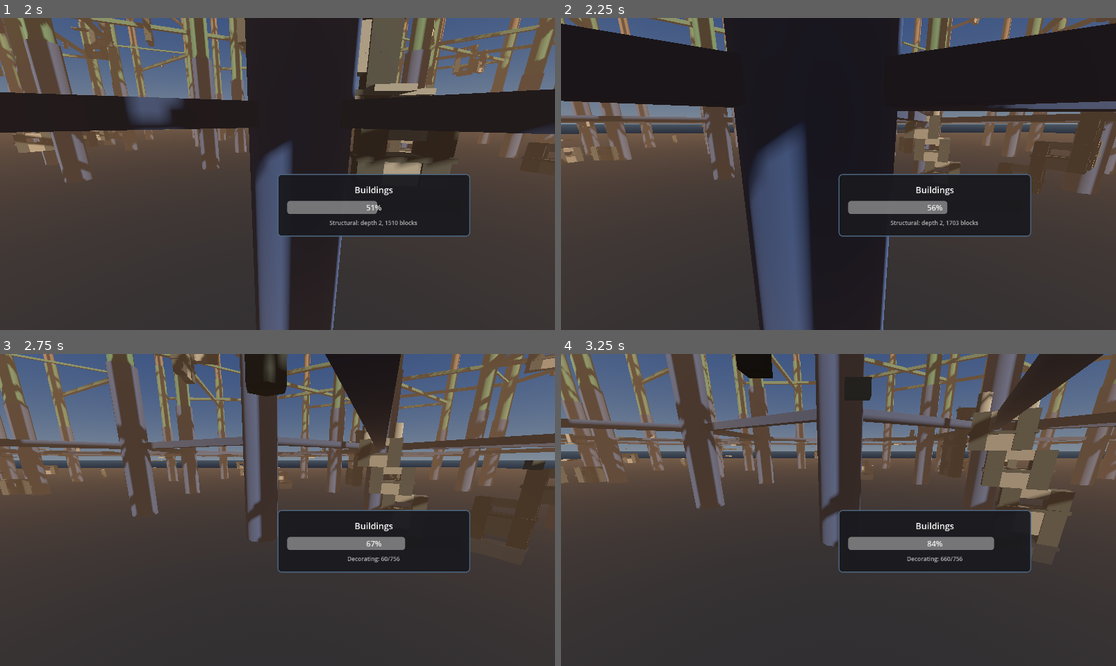
Above: before the commit, frames 1-4 (two rows, left to right).
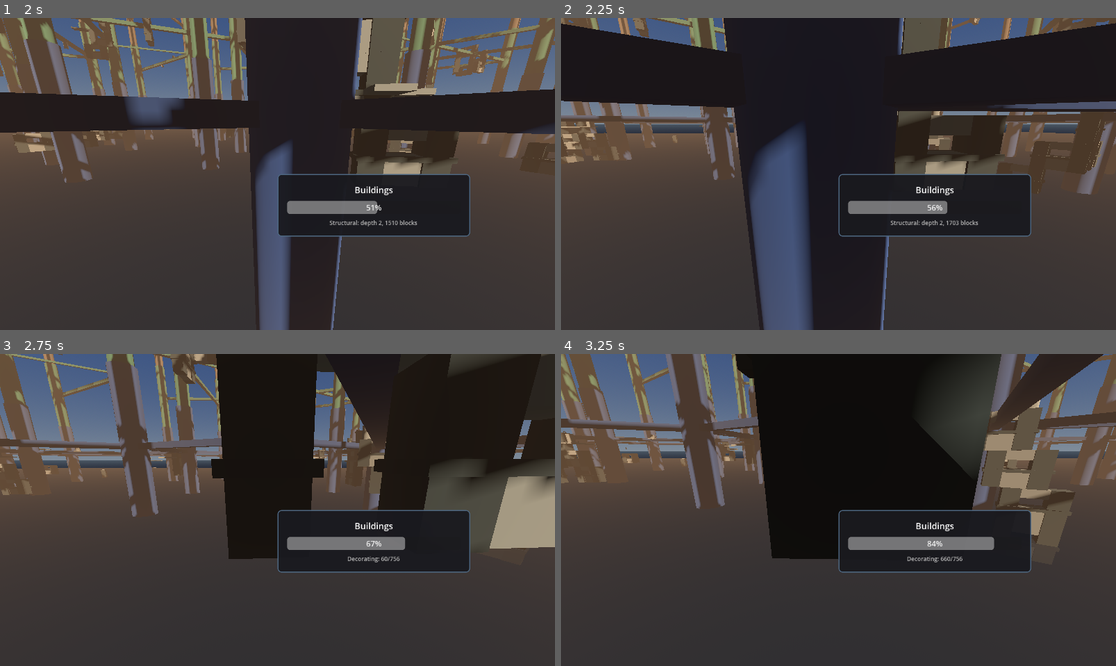
Above: after the commit, the same moments.

Repository: TaxiService/fcar
Game: Godot game, scene res://city/city_test.tscn
The game is run twice, just before and just after one commit, with the same random seed, the same clock (stepped at 60 frames per second) and the same inputs.
Inputs (mouse positions are in pixels of both pictures, inside the frame that each line leads up to):
- Up to frame 1 (2 s): tap Enter at 0.5 s; move the mouse to (305, 174) at 0.52 s; hold W (forward) from 0.53 s (still down); tap R (confirm) at 0.6 s; click (305, 174) at 0.67 s; tap Space (jump) at 0.77, 1.52 s; move the mouse to (249, 174) at 1.27 s; tap C (crouch) at 1.35 s
- Up to frame 2 (2.25 s): keep holding W (forward); move the mouse to (849, 167) at 2.02 s; tap V (toggle_auto_hover) at 2.1 s
- Up to frame 3 (2.75 s): keep holding W (forward)
- Up to frame 4 (3.25 s): keep holding W (forward); move the mouse to (832, 516) at 2.77 s; tap F (toggle_control_lock) at 2.85 s; click (832, 516) at 2.92 s; tap Space (jump) at 3.02 s

Frame 1 is identical in both runs. In frame 2, 4.3% of the frame differs, in the area x 0-100%, y 0-51%; in frame 3, 25%, in the area x 0-100%, y 0-66%; in frame 4, 22%.

Commit message:
initial impostor implementation commit

Diff:
--- a/city/BuildingBlock.gd
+++ b/city/BuildingBlock.gd
@@ -28,19 +28,19 @@
 # Visibility/LOD settings - applies to all MeshInstance3D children
 @export_category("Visibility Range")
 @export var use_visibility_range: bool = false  # Enable distance-based visibility
-@export var visibility_range_begin: float = 0.0:  # Start fading in at this distance
+@export var visibility_range_begin: float = 0.0:  # Visible starting from this distance (usually 0)
 	set(value):
 		visibility_range_begin = value
 		if use_visibility_range:
 			_apply_visibility_range()
 
-@export var visibility_range_end: float = 1000.0:  # Fully hidden beyond this distance
+@export var visibility_range_end: float = 1000.0:  # Hidden beyond this distance
 	set(value):
 		visibility_range_end = value
 		if use_visibility_range:
 			_apply_visibility_range()
 
-@export var visibility_fade_mode: int = 0:  # 0=Disabled, 1=Self, 2=Dependencies
+@export var visibility_fade_mode: int = 1:  # 0=Disabled (pop), 1=Self (smooth fade), 2=Dependencies
 	set(value):
 		visibility_fade_mode = value
 		if use_visibility_range:
--- /dev/null
+++ b/city/LODIntegration.gd
@@ -0,0 +1,274 @@
+# LODIntegration.gd
+# Wires together the impostor generation, LOD management, and visibility systems
+# Attach this to the VisibilityManager node (or as sibling to CityGenerator)
+class_name LODIntegration
+extends Node
+
+# References (auto-found or manually assigned)
+@export var city_generator_path: NodePath
+@export var impostor_generator_path: NodePath
+@export var lod_manager_path: NodePath
+@export var loading_screen_path: NodePath
+
+# Settings
+@export var auto_find_nodes: bool = true
+@export var generate_impostors_on_start: bool = true
+@export var show_loading_screen: bool = true
+
+# Node references
+var city_generator: Node
+var building_generator: Node
+var impostor_generator: BuildingImpostorGenerator
+var lod_manager: BuildingLODManager
+var loading_screen: ImpostorLoadingScreen
+
+# State
+var _impostors_ready: bool = false
+var _camera: Camera3D
+
+
+func _ready():
+	if auto_find_nodes:
+		call_deferred("_find_nodes")
+	else:
+		call_deferred("_setup_from_paths")
+
+
+func _find_nodes():
+	# Find CityGenerator
+	city_generator = _find_node_by_class(get_tree().root, "CityGenerator")
+	if city_generator:
+		print("LODIntegration: Found CityGenerator")
+		building_generator = city_generator.get_node_or_null("Buildings/BuildingGenerator")
+		if building_generator:
+			print("LODIntegration: Found BuildingGenerator")
+
+	# Find ImpostorGenerator (check children first, then siblings, then scene)
+	impostor_generator = _find_child_by_class(self, "BuildingImpostorGenerator")
+	if not impostor_generator:
+		impostor_generator = _find_child_by_class(get_parent(), "BuildingImpostorGenerator")
+	if not impostor_generator:
+		impostor_generator = _find_node_by_class(get_tree().root, "BuildingImpostorGenerator")
+	if impostor_generator:
+		print("LODIntegration: Found BuildingImpostorGenerator")
+
+	# Find LODManager
+	lod_manager = _find_child_by_class(self, "BuildingLODManager")
+	if not lod_manager:
+		lod_manager = _find_child_by_class(get_parent(), "BuildingLODManager")
+	if not lod_manager:
+		lod_manager = _find_node_by_class(get_tree().root, "BuildingLODManager")
+	if lod_manager:
+		print("LODIntegration: Found BuildingLODManager")
+
+	# Find or create loading screen
+	loading_screen = _find_node_by_class(get_tree().root, "ImpostorLoadingScreen")
+	if not loading_screen and show_loading_screen:
+		loading_screen = ImpostorLoadingScreen.new()
+		loading_screen.name = "ImpostorLoadingScreen"
+		get_tree().root.add_child(loading_screen)
+		print("LODIntegration: Created ImpostorLoadingScreen")
+
+	# Set up connections
+	_setup_connections()
+
+	# Start impostor generation if enabled
+	if generate_impostors_on_start:
+		call_deferred("_start_impostor_generation")
+
+
+func _setup_from_paths():
+	if city_generator_path:
+		city_generator = get_node_or_null(city_generator_path)
+	if impostor_generator_path:
+		impostor_generator = get_node_or_null(impostor_generator_path)
+	if lod_manager_path:
+		lod_manager = get_node_or_null(lod_manager_path)
+	if loading_screen_path:
+		loading_screen = get_node_or_null(loading_screen_path)
+
+	_setup_connections()
+
+	if generate_impostors_on_start:
+		call_deferred("_start_impostor_generation")
+
+
+func _setup_connections():
+	# Connect loading screen to generator
+	if loading_screen and impostor_generator:
+		loading_screen.connect_to_generator(impostor_generator)
+
+	# Connect generator completion to LOD manager setup
+	if impostor_generator:
+		if not impostor_generator.generation_complete.is_connected(_on_impostors_generated):
+			impostor_generator.generation_complete.connect(_on_impostors_generated)
+
+	# Try to find camera
+	_find_camera()
+
+
+func _find_camera():
+	# Try to find FCar's camera first
+	var fcar = _find_node_by_name(get_tree().root, "FCar")
+	if fcar:
+		_camera = fcar.get_node_or_null("Camera3D")
+		if not _camera:
+			# Try to find camera as child anywhere
+			_camera = _find_child_by_class(fcar, "Camera3D")
+
+	# Fallback to FreeCam
+	if not _camera:
+		var freecam = _find_node_by_name(get_tree().root, "FreeCam")
+		if freecam and freecam is Camera3D:
+			_camera = freecam
+
+	# Last resort: any Camera3D
+	if not _camera:
+		_camera = _find_node_by_class(get_tree().root, "Camera3D")
+
+	if _camera and lod_manager:
+		lod_manager.set_camera(_camera)
+		print("LODIntegration: Set camera for LOD manager")
+
+
+func _start_impostor_generation():
+	if not impostor_generator:
+		push_warning("LODIntegration: No ImpostorGenerator found")
+		return
+
+	if not building_generator:
+		push_warning("LODIntegration: No BuildingGenerator found")
+		return
+
+	# Get block library from BuildingGenerator
+	var block_library: Array[PackedScene] = []
+
+	if building_generator.has_method("get_block_library"):
+		block_library = building_generator.get_block_library()
+	elif "block_library" in building_generator:
+		block_library = building_generator.block_library
+
+	if block_library.is_empty():
+		push_warning("LODIntegration: Block library is empty")
+		return
+
+	print("LODIntegration: Starting impostor generation for %d blocks" % block_library.size())
+
+	# Generate impostors
+	await impostor_generator.generate_impostors_for_library(block_library)
+
+
+func _on_impostors_generated(impostor_data: Dictionary):
+	print("LODIntegration: Impostors ready! (%d types)" % impostor_data.size())
+	_impostors_ready = true
+
+	# Pass data to LOD manager
+	if lod_manager:
+		lod_manager.set_impostor_data(impostor_data)
+
+	# Connect to BuildingGenerator to register new blocks
+	_connect_to_block_placement()
+
+	# Register any existing blocks
+	_register_existing_blocks()
+
+	# Make sure camera is set
+	_find_camera()
+
+
+func _connect_to_block_placement():
+	if not building_generator:
+		return
+
+	# Try to connect to block_placed signal if it exists
+	if building_generator.has_signal("block_placed"):
+		if not building_generator.block_placed.is_connected(_on_block_placed):
+			building_generator.block_placed.connect(_on_block_placed)
+			print("LODIntegration: Connected to block_placed signal")
+
+
+func _on_block_placed(block: Node3D, block_path: String):
+	if lod_manager and _impostors_ready:
+		lod_manager.register_block(block, block_path)
+
+
+func _register_existing_blocks():
+	"""Register any blocks that were placed before impostors were ready."""
+	if not lod_manager or not building_generator:
+		return
+
+	var count = 0
+	for child in building_generator.get_children():
+		if child is BuildingBlock:
+			# Try to get the block's scene path
+			var scene_path = child.scene_file_path
+			if scene_path and impostor_generator.impostor_data.has(scene_path):
+				lod_manager.register_block(child, scene_path)
+				count += 1
+
+	if count > 0:
+		print("LODIntegration: Registered %d existing blocks with LOD manager" % count)
+
+
+# === Utility functions ===
+
+func _find_node_by_class(node: Node, class_name_str: String) -> Node:
+	if _node_is_class(node, class_name_str):
+		return node
+	for child in node.get_children():
+		var found = _find_node_by_class(child, class_name_str)
+		if found:
+			return found
+	return null
+
+
+func _find_child_by_class(node: Node, class_name_str: String) -> Node:
+	for child in node.get_children():
+		if _node_is_class(child, class_name_str):
+			return child
+	return null
+
+
+func _find_node_by_name(node: Node, node_name: String) -> Node:
+	if node.name == node_name:
+		return node
+	for child in node.get_children():
+		var found = _find_node_by_name(child, node_name)
+		if found:
+			return found
+	return null
+
+
+func _node_is_class(node: Node, class_name_str: String) -> bool:
+	if node.get_script():
+		var script = node.get_script()
+		if script.get_global_name() == class_name_str:
+			return true
+	return node.get_class() == class_name_str
+
+
+# === Public API ===
+
+func is_ready() -> bool:
+	return _impostors_ready
+
+
+func get_stats() -> Dictionary:
+	var stats = {
+		"impostors_ready": _impostors_ready,
+		"impostor_count": 0,
+		"lod_stats": {},
+	}
+
+	if impostor_generator:
+		stats.impostor_count = impostor_generator.impostor_data.size()
+
+	if lod_manager:
+		stats.lod_stats = lod_manager.get_stats()
+
+	return stats
+
+
+func force_lod_update():
+	if lod_manager:
+		lod_manager.force_update_all()
--- a/systems/VisibilityManager.gd
+++ b/city/VisibilityManager.gd
@@ -9,8 +9,7 @@
 # Global visibility settings (applied to all building blocks)
 @export_category("Distance Tiers")
 @export var enable_visibility_ranges: bool = true
-@export var near_distance: float = 300.0    # Full detail up to here
-@export var far_distance: float = 800.0     # Fade out/hide beyond here
+@export var max_visibility_distance: float = 800.0  # Hidden beyond this distance
 @export var fade_mode: int = 1              # 0=Disabled, 1=Self fade, 2=Dependencies
 
 @export_category("Auto-Apply")
@@ -88,8 +87,8 @@
 	_stats.total_blocks = count
 	_stats.with_visibility_range = count if enable_visibility_ranges else 0
 
-	print("VisibilityManager: Applied visibility range to %d blocks (%.0f-%.0fm)" % [
-		count, near_distance, far_distance
+	print("VisibilityManager: Applied visibility range to %d blocks (0-%.0fm)" % [
+		count, max_visibility_distance
 	])
 
 	visibility_updated.emit(_stats)
@@ -112,7 +111,8 @@
 func _apply_to_block(block: BuildingBlock):
 	"""Apply visibility settings to a single block."""
 	if enable_visibility_ranges:
-		block.set_visibility_range(near_distance, far_distance, fade_mode)
+		# begin=0 means visible from 0m, end=max means hidden beyond max
+		block.set_visibility_range(0.0, max_visibility_distance, fade_mode)
 	else:
 		block.disable_visibility_range()
 
@@ -146,10 +146,9 @@
 	return new_count
 
 
-func set_distances(near: float, far: float):
-	"""Update distance thresholds and reapply to all blocks."""
-	near_distance = near
-	far_distance = far
+func set_max_distance(distance: float):
+	"""Update max visibility distance and reapply to all blocks."""
+	max_visibility_distance = distance
 	apply_to_all_blocks()
 
 
--- a/city/city_test.tscn
+++ b/city/city_test.tscn
@@ -1,10 +1,12 @@
-[gd_scene load_steps=9 format=3 uid="uid://c8xqj5kvmyxrf"]
+[gd_scene load_steps=11 format=3 uid="uid://c8xqj5kvmyxrf"]
 
 [ext_resource type="Script" uid="uid://crluh2jxfkkv4" path="res://city/CityGenerator.gd" id="1_generator"]
 [ext_resource type="Script" uid="uid://dg28ig0ty1t3a" path="res://ui/LoadingScreen.gd" id="1_tegu2"]
 [ext_resource type="Script" uid="uid://dvu3f10fe6r2" path="res://systems/PeopleManager.gd" id="1_yage8"]
 [ext_resource type="PackedScene" uid="uid://ctktauacq45qg" path="res://free_cam.tscn" id="3_ao2hm"]
-[ext_resource type="Script" uid="uid://5vjnpmiwnolm" path="res://systems/VisibilityManager.gd" id="5_yage8"]
+[ext_resource type="Script" uid="uid://5vjnpmiwnolm" path="res://city/VisibilityManager.gd" id="5_yage8"]
+[ext_resource type="Script" uid="uid://tpanuk0qx6yu" path="res://city/BuildingLODManager.gd" id="6_05jo7"]
+[ext_resource type="Script" uid="uid://inwuan5ora6n" path="res://city/BuildingImpostorGenerator.gd" id="7_nix7l"]
 
 [sub_resource type="ProceduralSkyMaterial" id="ProceduralSkyMaterial_sky"]
 sky_top_color = Color(0.2, 0.3, 0.5, 1)
@@ -67,3 +69,11 @@
 
 [node name="VisibilityManager" type="Node" parent="."]
 script = ExtResource("5_yage8")
+max_visibility_distance = 1500.0
+
+[node name="LODManager" type="Node" parent="VisibilityManager"]
+script = ExtResource("6_05jo7")
+impostor_distance = 1000.0
+
+[node name="ImpostorGenerator" type="Node" parent="VisibilityManager"]
+script = ExtResource("7_nix7l")
--- a/project.godot
+++ b/project.godot
@@ -17,7 +17,7 @@
 
 [autoload]
 
-CityGrid="*res://systems/CityGrid.gd"
+CityGrid="*res://city/CityGrid.gd"
 
 [dotnet]
 
--- a/ui/DestinationMarker.gd
+++ b/ui/DestinationMarker.gd
@@ -32,7 +32,7 @@
 	marker_sprite.name = "WaypointSprite"
 
 	# Load destination marker from sprite sheet (leftmost 48x48 region)
-	var sprite_sheet = load("res://markers.png")
+	var sprite_sheet = load("res://files/markers.png")
 	if sprite_sheet:
 		var atlas = AtlasTexture.new()
 		atlas.atlas = sprite_sheet
--- a/ui/HailingMarkers.gd
+++ b/ui/HailingMarkers.gd
@@ -53,7 +53,7 @@
 func _create_marker_textures():
 	# Load marker sprite sheet (144x48, three 48x48 markers)
 	# Layout: [destination | unselected fare | selected fare]
-	var sprite_sheet = load("res://markers.png")
+	var sprite_sheet = load("res://files/markers.png")
 	if not sprite_sheet:
 		push_error("HailingMarkers: Failed to load markers.png")
 		return
Renamed: systems/BuildingImpostor.gd -> city/BuildingImpostor.gd
Renamed: systems/BuildingImpostor.gd.uid -> city/BuildingImpostor.gd.uid
Renamed: systems/BuildingImpostorGenerator.gd -> city/BuildingImpostorGenerator.gd
Renamed: systems/BuildingImpostorGenerator.gd.uid -> city/BuildingImpostorGenerator.gd.uid
Renamed: systems/BuildingLODManager.gd -> city/BuildingLODManager.gd
Renamed: systems/BuildingLODManager.gd.uid -> city/BuildingLODManager.gd.uid
Renamed: systems/CityGrid.gd -> city/CityGrid.gd
Renamed: systems/CityGrid.gd.uid -> city/CityGrid.gd.uid
Renamed: systems/VisibilityManager.gd.uid -> city/VisibilityManager.gd.uid
